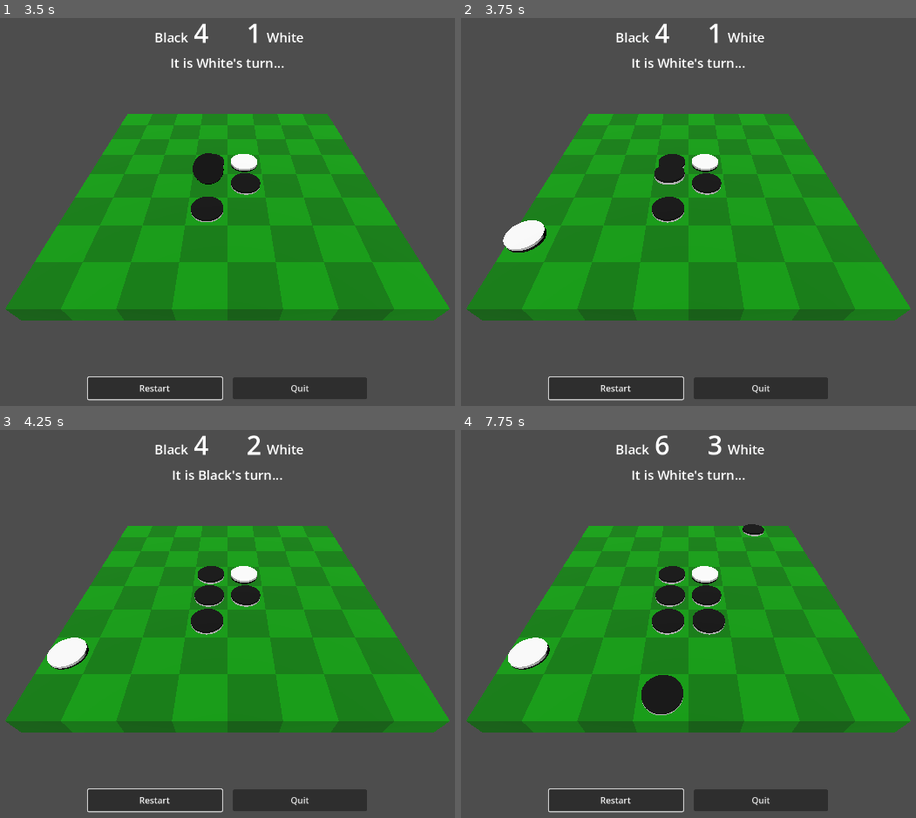
Above: before the commit, frames 1-4 (two rows, left to right).
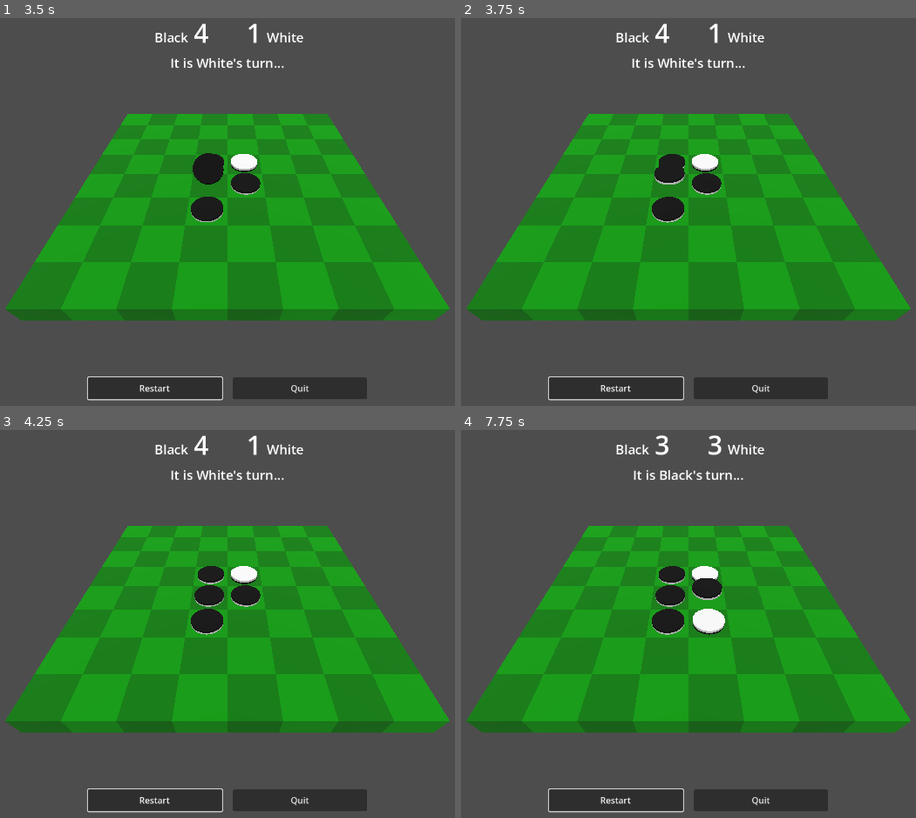
Above: after the commit, the same moments.

Repository: phrasmotica/othello
Game: Godot game, scene res://scenes/3d/game_3d.tscn
The game is run twice, just before and just after one commit, with the same random seed, the same clock (stepped at 60 frames per second) and the same inputs.
Inputs (mouse positions are in pixels of both pictures, inside the frame that each line leads up to):
- Up to frame 1 (3.5 s): click "Restart" at 0.5 s; click "Restart" at 1.25 s; click "Restart" at 2 s; move the mouse to (382, 192) at 2.77 s; click (382, 192) at 2.92 s
- Up to frame 2 (3.75 s): move the mouse to (547, 231) at 3.52 s; click (547, 231) at 3.67 s
- Up to frame 3 (4.25 s): no input
- Up to frame 4 (7.75 s): move the mouse to (756, 534) at 4.27 s; click (756, 534) at 4.42 s; move the mouse to (652, 701) at 5.02 s; click (652, 701) at 5.17 s; move the mouse to (897, 682) at 5.77 s; click (897, 682) at 5.92 s; move the mouse to (479, 561) at 6.52 s; click (479, 561) at 6.67 s; move the mouse to (724, 624) at 7.27 s; click (724, 624) at 7.42 s

Frame 1 is identical in both runs. In frame 2, 0.6% of the frame differs, in the area x 9-19%, y 52-61%; in frame 3, 1.0%; in frame 4, 2.5%, in the area x 10-67%, y 1-74%.

Commit message:
Ensure the last-hovered-over cell does not get played on when the mouse is clicked

Diff:
--- a/scripts/3d/mouse_ray_cast.gd
+++ b/scripts/3d/mouse_ray_cast.gd
@@ -15,8 +15,6 @@
 
 	if cell:
 		if _hovered_cell != cell:
-			_hovered_cell = cell
-
 			print("Now hovering over cell %d" % cell.index)
 
 			if board:
@@ -24,6 +22,8 @@
 					board.highlight_cell(-1)
 				else:
 					board.highlight_cell(cell.index)
+
+					_hovered_cell = cell
 	elif board:
 		board.highlight_cell(-1)
 
@@ -33,7 +33,7 @@
 			if event.pressed:
 				print("Left button was clicked at ", event.position)
 
-				if _hovered_cell and board:
+				if _hovered_cell and not _hovered_cell.cannot_place and board:
 					board.play_at(_hovered_cell)
 
 func _get_hovered_cell() -> BoardCell3D:
